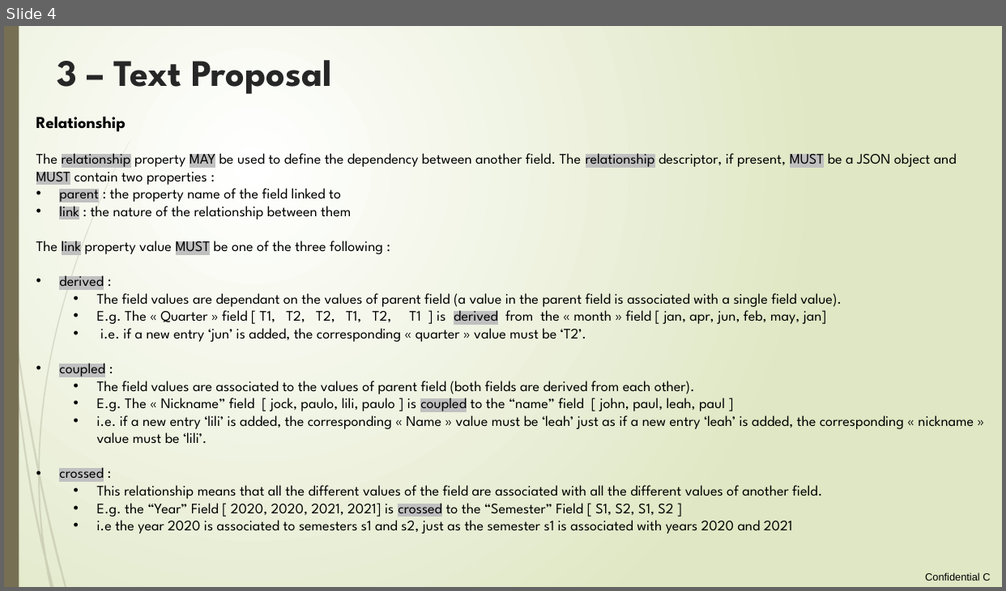
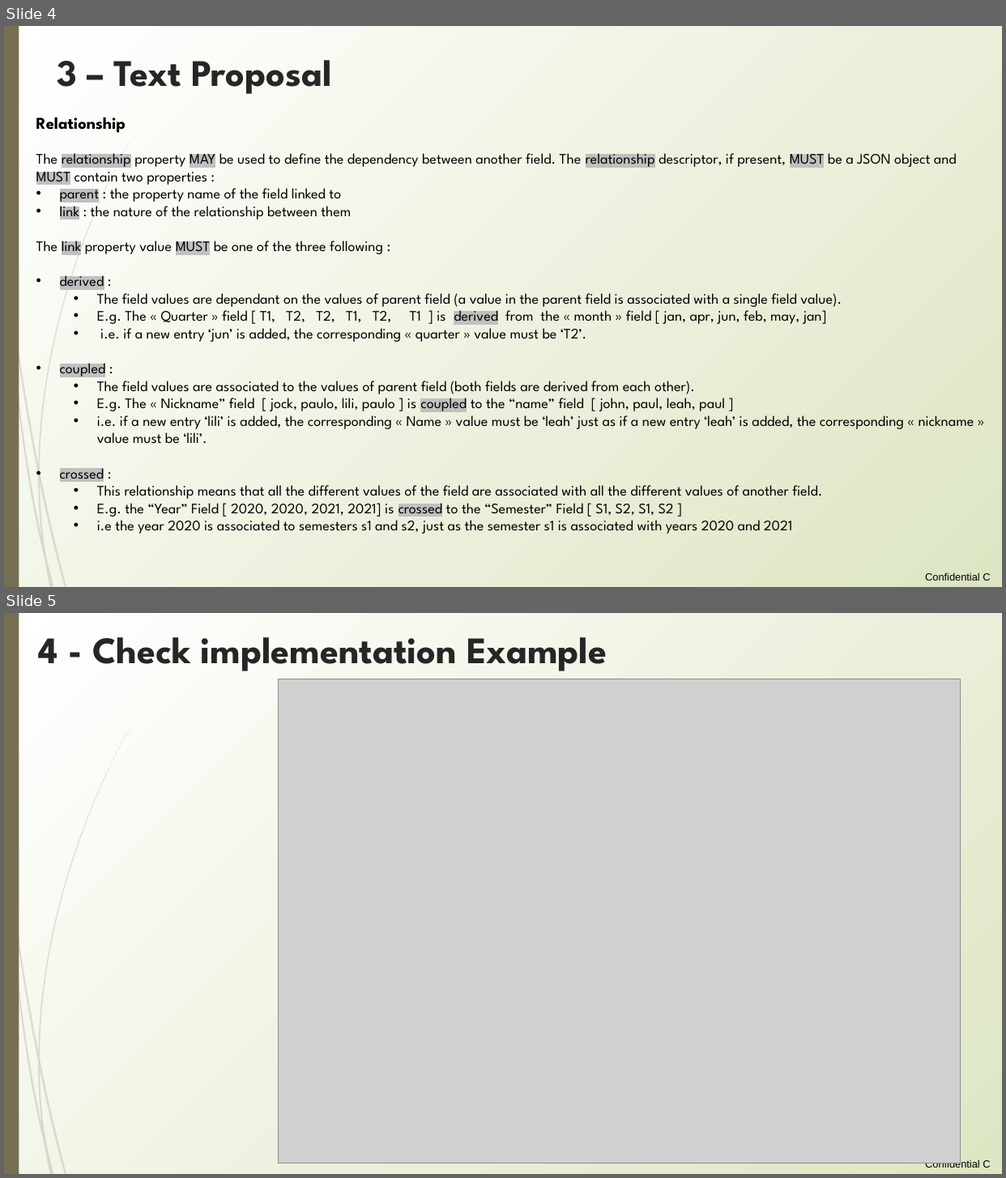
Before and after one commit to loco-philippe/Environmental-Sensing, a slide deck: documentation/relationship_property.pptx. Shown one above the other, each under a label of ours: slide 4 before the commit, slides 4 and 5 after it. The pictures are 1006x591 and 1006x1178 pixels, drawn with LibreOffice and Linux fonts; fonts in the diff are those of the drawing; grey boxes stand for pictures. Boxes give left, top, right and bottom in pixels: in the first picture for what was removed or moved away, otherwise in the second. Text is boxed around its words. In the diff, an @@ line names an element or a change of style, - is before the commit and + after.

```diff
--- a/documentation/relationship_property.pptx
+++ b/documentation/relationship_property.pptx
@@ slide 5 added at [4,613,1002,1174], background gradient #FFFFFF to #DDE6C3; not listed: 13 template elements that a slide beside it also shows @@
@@ title added at [39,637,607,671], 36 pt, text #262626, bold @@
+4 - Check implementation Example
@@ picture added at [279,679,961,1163] @@
@@ slide 4 changed as well @@
@@ background gradient #FFFFFF to #DFE8C4 to gradient #FFFFFF to #DDE6C3 @@
```
Also in this commit, not shown: 4 other slides changed, 13 other files.
